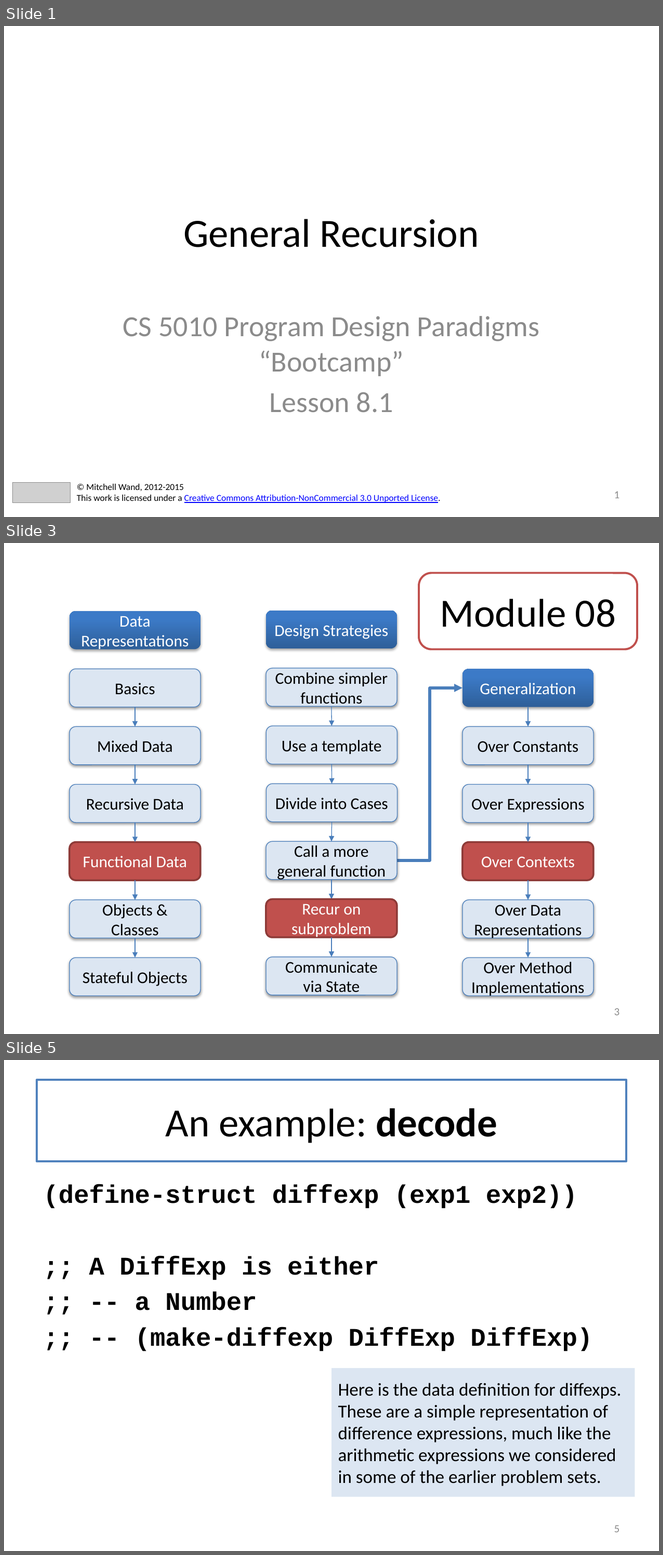
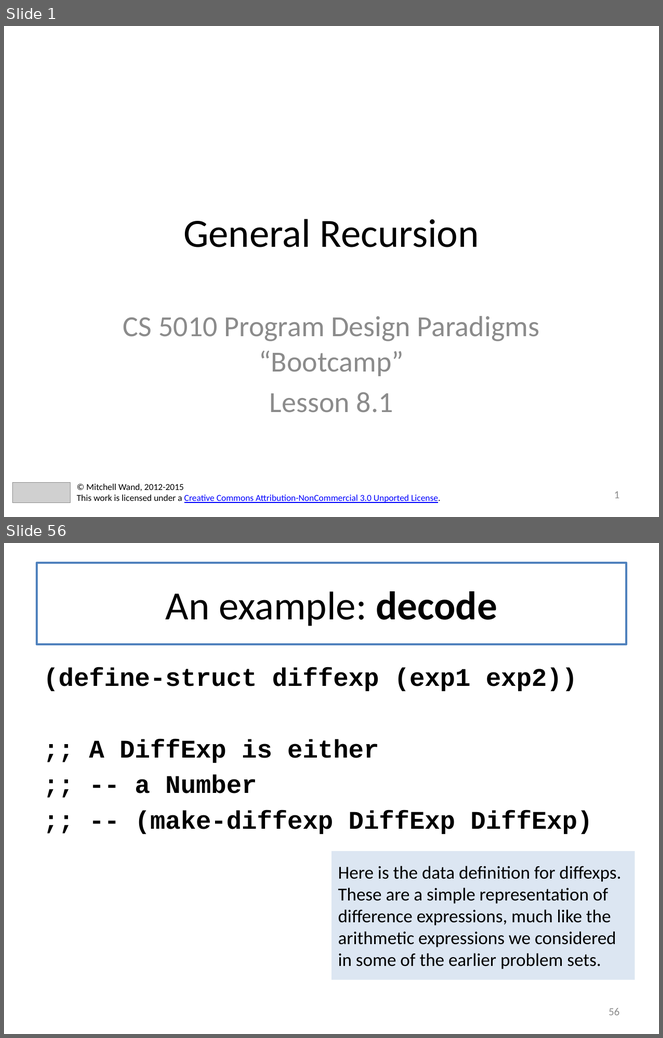
Before and after one commit to mwand/cs5010f17, a slide deck: Slides/Lesson 8.1-8.2 General Recursion.pptx. Shown one above the other, each under a label of ours: slides 1, 3 and 5 before the commit, slides 1 and 56 after it; the slides between them are not shown. The pictures are 663x1555 and 663x1038 pixels, drawn with LibreOffice and Linux fonts; fonts in the diff are those of the drawing; grey boxes stand for pictures. Boxes give left, top, right and bottom in pixels: in the first picture for what was removed or moved away, otherwise in the second. Text is boxed around its words. In the diff, an @@ line names an element or a change of style, - is before the commit and + after.

```diff
--- a/Slides/Lesson 8.1-8.2 General Recursion.pptx
+++ b/Slides/Lesson 8.1-8.2 General Recursion.pptx
@@ slide 3 removed at bbox=[4, 543, 659, 1034], background #FFFFFF @@
@@ rounded rectangle removed at bbox=[419, 573, 637, 650] @@
-Module 08
@@ rounded rectangle removed at bbox=[463, 669, 594, 707] @@
-Generalization
@@ elbow arrow removed from (397, 861) to (463, 688) @@
@@ arrow removed from (528, 707) to (528, 727) @@
@@ rounded rectangle removed at bbox=[463, 727, 594, 765] @@
-Over Constants
@@ group removed at bbox=[70, 611, 201, 996]: 7 rounded rectangles, 2 arrows @@
-Mixed Data
-Data Representations
-Basics
-Recursive Data
-Functional Data
-Objects & Classes
-Stateful Objects
@@ arrow removed from (528, 765) to (528, 785) @@
@@ rounded rectangle removed at bbox=[463, 785, 594, 823] @@
-Over Expressions
@@ arrow removed from (135, 823) to (135, 843) @@
@@ arrow removed from (528, 823) to (528, 843) @@
@@ rounded rectangle removed at bbox=[463, 843, 594, 880] @@
-Over Contexts
@@ arrow removed from (135, 880) to (135, 900) @@
@@ arrow removed from (528, 880) to (528, 900) @@
@@ group removed at bbox=[266, 611, 397, 995]: 7 rounded rectangles, 4 arrows @@
-Design Strategies
-Combine simpler functions
-Use a template
-Divide into Cases
-Call a more general function
-Communicate via State
-Recur on subproblem
@@ rounded rectangle removed at bbox=[463, 900, 594, 938] @@
-Over Data Representations
@@ arrow removed from (135, 938) to (135, 958) @@
@@ arrow removed from (332, 938) to (332, 957) @@
@@ arrow removed from (528, 938) to (528, 958) @@
@@ rounded rectangle removed at bbox=[463, 958, 594, 996] @@
-Over Method Implementations
@@ page number removed at bbox=[614, 1008, 620, 1016] @@
-3
@@ what was slide 5 is now slide 56 @@
@@ page number at bbox=[609, 1008, 620, 1016]: text changed @@
-5
+56
```
Also in this commit, not shown: 6 slides changed, 9 slides added, 1 other file.
